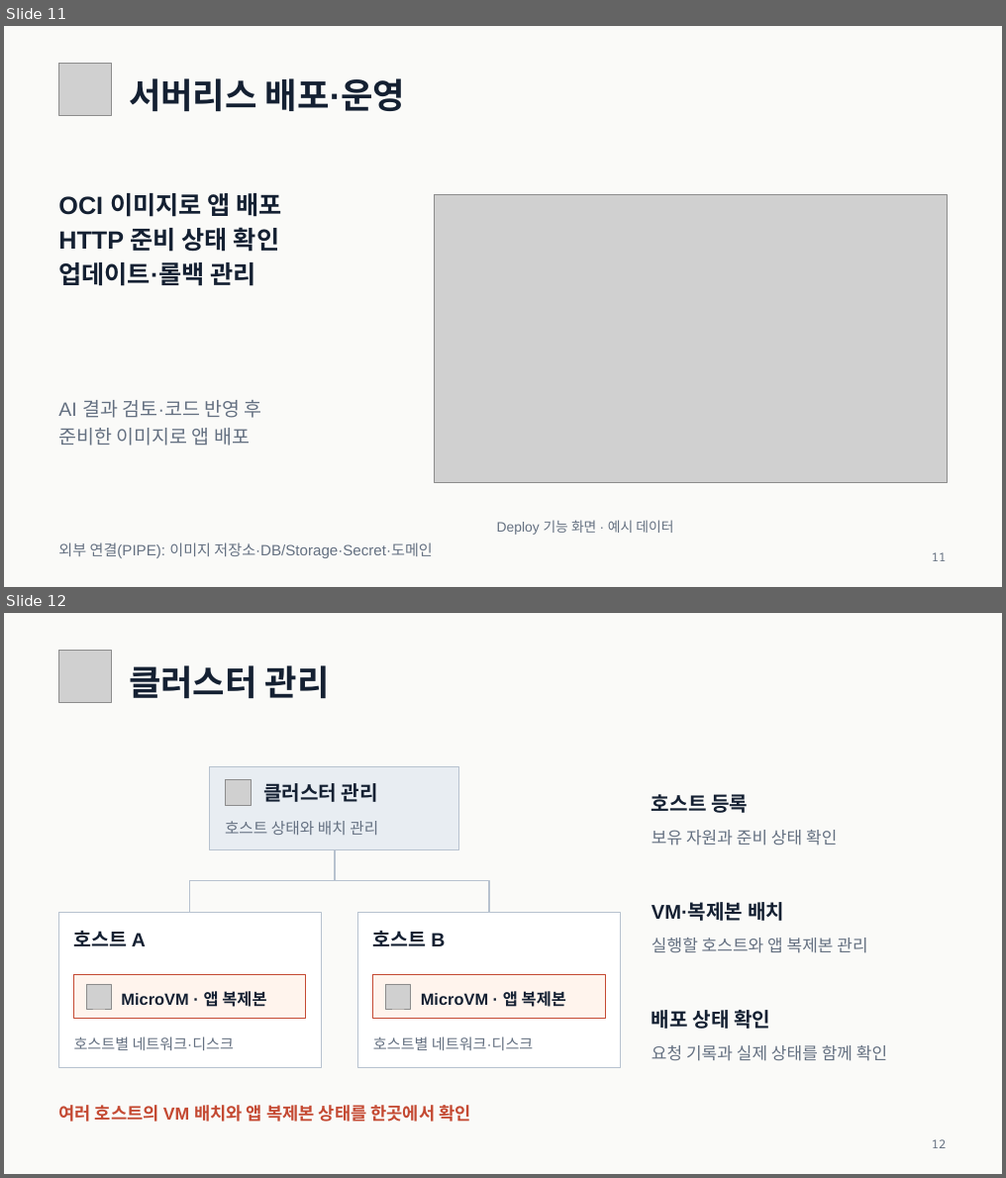
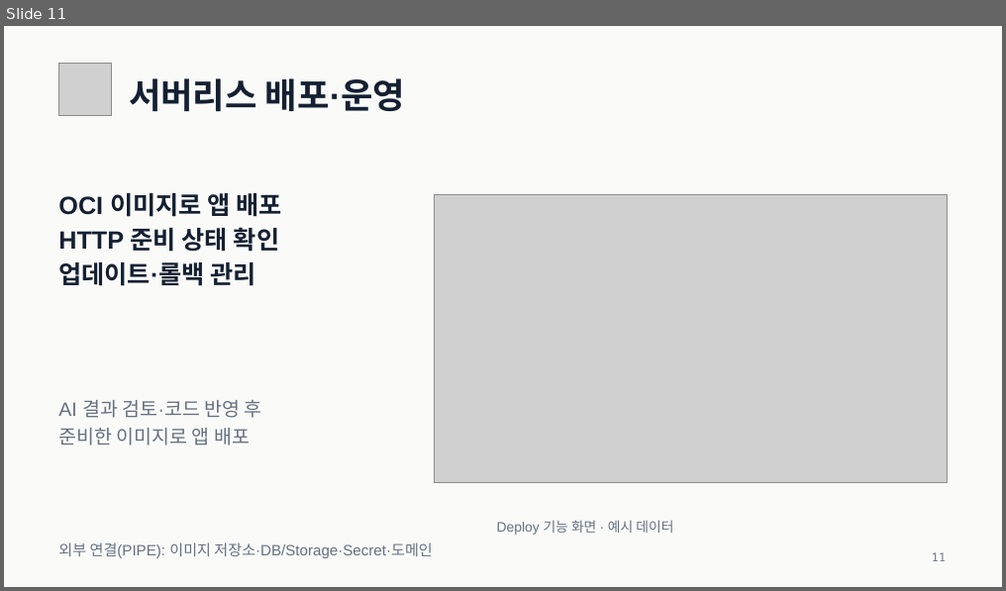
Before and after one commit to SteelCrab/Firecrab-pptx, a slide deck: output/Firecrab_3633_제출자료/제출파일/2026 오픈소스 개발자대회 2차 평가 발표 자료_3633_JustForFun.pptx. Shown one above the other, each under a label of ours: slides 11 and 12 before the commit, slide 11 after it. The pictures are 1006x1178 and 1006x591 pixels, drawn with LibreOffice and Linux fonts; fonts in the diff are those of the drawing; grey boxes stand for pictures. Boxes give left, top, right and bottom in pixels: in the first picture for what was removed or moved away, otherwise in the second. Text is boxed around its words. In the diff, an @@ line names an element or a change of style, - is before the commit and + after.

```diff
--- a/output/Firecrab_3633_제출자료/제출파일/2026 오픈소스 개발자대회 2차 평가 발표 자료_3633_JustForFun.pptx
+++ b/output/Firecrab_3633_제출자료/제출파일/2026 오픈소스 개발자대회 2차 평가 발표 자료_3633_JustForFun.pptx
@@ slide 12 removed at (4, 613, 1002, 1174), background #FAFAF8 @@
@@ picture removed at (59, 650, 112, 702) @@
@@ text removed at (129, 665, 330, 699) @@
-클러스터 관리
@@ rectangle removed at (210, 766, 459, 850) @@
@@ picture removed at (225, 779, 252, 806) @@
@@ text removed at (263, 783, 378, 802) @@
-클러스터 관리
@@ text removed at (651, 794, 747, 813) @@
-호스트 등록
@@ elbow line removed from (335, 850) to (189, 912) @@
@@ text removed at (225, 821, 378, 835) @@
-호스트 상태와 배치 관리
@@ elbow line removed from (335, 850) to (489, 912) @@
@@ text removed at (651, 830, 837, 846) @@
-보유 자원과 준비 상태 확인
@@ text removed at (651, 902, 784, 921) @@
-VM·복제본 배치
@@ rectangle removed at (59, 912, 321, 1068) @@
@@ text removed at (74, 931, 146, 947) @@
-호스트 A
@@ rectangle removed at (358, 912, 621, 1068) @@
@@ text removed at (373, 931, 445, 947) @@
-호스트 B
@@ text removed at (651, 938, 867, 954) @@
-실행할 호스트와 앱 복제본 관리
@@ rectangle removed at (74, 974, 306, 1018) @@
@@ picture removed at (86, 984, 112, 1009) @@
@@ text removed at (121, 991, 266, 1007) @@
-MicroVM · 앱 복제본
@@ rectangle removed at (373, 974, 606, 1018) @@
@@ picture removed at (386, 984, 411, 1009) @@
@@ text removed at (421, 991, 566, 1007) @@
-MicroVM · 앱 복제본
@@ text removed at (651, 1010, 770, 1029) @@
-배포 상태 확인
@@ text removed at (74, 1037, 234, 1051) @@
-호스트별 네트워크·디스크
@@ text removed at (373, 1037, 533, 1051) @@
-호스트별 네트워크·디스크
@@ text removed at (651, 1046, 887, 1061) @@
-요청 기록과 실제 상태를 함께 확인
@@ text removed at (58, 1105, 470, 1122) @@
-여러 호스트의 VM 배치와 앱 복제본 상태를 한곳에서 확인
@@ text removed at (932, 1140, 945, 1149) @@
-12
```
Also in this commit, not shown: 6 slides changed, 4 slides added, 3 other slides removed, 32 other files.
